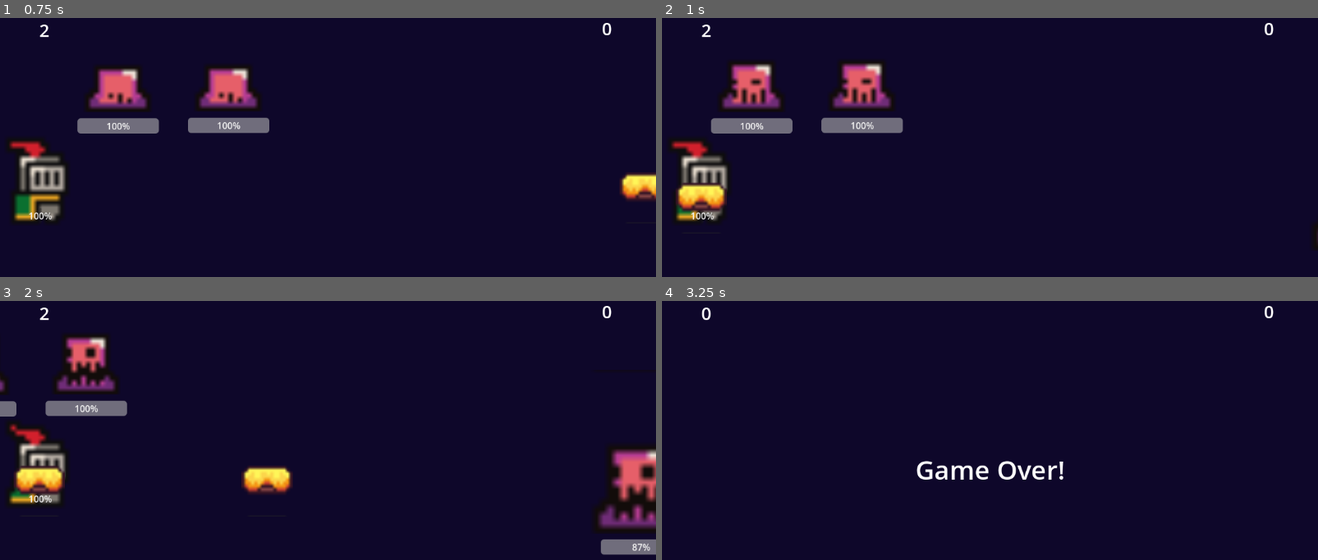
Above: before the commit, frames 1-4 (two rows, left to right).
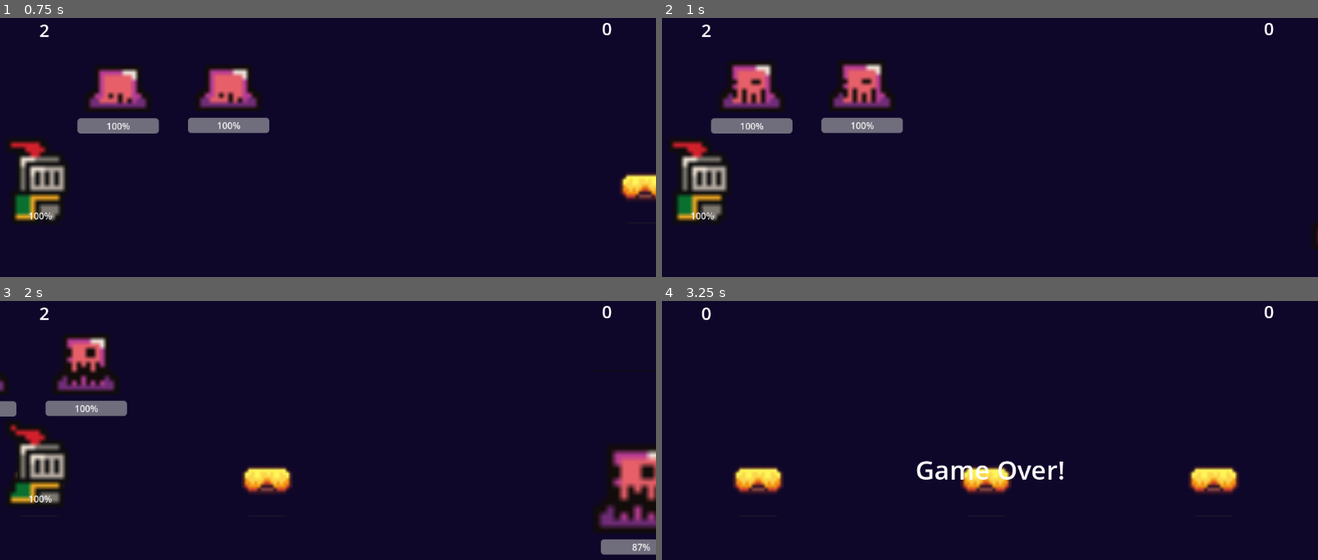
Above: after the commit, the same moments.

Repository: mightynumber2/godot-components
Game: Godot game, scene res://main.tscn
The game is run twice, just before and just after one commit, with the same random seed, the same clock (stepped at 60 frames per second) and the same inputs.
Inputs:
- Up to frame 1 (0.75 s): no input
- Up to frame 2 (1 s): no input
- Up to frame 3 (2 s): no input
- Up to frame 4 (3.25 s): no input

Frame 1 is identical in both runs. In frame 2, 0.8% of the frame differs, in the area x 2-10%, y 63-75%; in frame 3, 0.8%; in frame 4, 2.2%, in the area x 10-88%, y 63-75%.

Commit message:
Refactor game over logic and node cleanup
- Removed "destroyed_on_game_over" group from nodes.
- Adjusted game over handling: added propagate_call.
- Updated nodes: big_slime, knight, projectile, slime, spawner.
- Fixed Knight and Spawner setups in scenes.

Diff:
--- a/big_slime.tscn
+++ b/big_slime.tscn
@@ -70,7 +70,7 @@
 [sub_resource type="RectangleShape2D" id="RectangleShape2D_hgbwr"]
 size = Vector2(112, 142)
 
-[node name="Slime" type="CharacterBody2D" groups=["destroyed_on_game_over", "enemy"]]
+[node name="Slime" type="CharacterBody2D" groups=["enemy"]]
 collision_mask = 2
 script = ExtResource("1_1nq6c")
 speed = 100.0
--- a/game.gd
+++ b/game.gd
@@ -18,9 +18,7 @@
 
 	if maximum_units_through <= 0:
 		game_over_label.visible = true
-		var to_destroy = get_tree().get_nodes_in_group("destroyed_on_game_over")
-		for item in to_destroy:
-			item.queue_free()
+		propagate_call("on_game_over")
 
 func _on_slime_died():
 	points += 1
--- a/knight.gd
+++ b/knight.gd
@@ -1,8 +1,10 @@
 extends StaticBody2D
 
 @onready var timer: Timer = %Timer
+@onready var health_bar: ProgressBar = %HealthBar
 @export var health = 500
-@onready var health_bar: ProgressBar = %HealthBar
+@export var parent_of_projectiles: NodePath
+
 
 
 func _ready() -> void:
@@ -15,7 +17,15 @@
 func _on_timer_timeout():
 	var projectile_scene = preload("res://projectile.tscn")
 	var new_projectile = projectile_scene.instantiate()
-	add_child(new_projectile)
+
+	new_projectile.global_position = global_position
+
+	var parent = get_node(parent_of_projectiles)
+	parent.add_child(new_projectile)
+
+
+func on_game_over():
+	queue_free()
 
 func take_damage(damage: float):
 	health -= damage
--- a/knight.tscn
+++ b/knight.tscn
@@ -42,7 +42,7 @@
 [sub_resource type="RectangleShape2D" id="RectangleShape2D_e5e17"]
 size = Vector2(73, 126)
 
-[node name="Knight" type="StaticBody2D" groups=["destroyed_on_game_over", "friend"]]
+[node name="Knight" type="StaticBody2D" groups=["friend"]]
 collision_layer = 2
 collision_mask = 2
 script = ExtResource("1_t45g7")
--- a/main.tscn
+++ b/main.tscn
@@ -24,6 +24,7 @@
 
 [node name="Knight" parent="." instance=ExtResource("1_2kc47")]
 position = Vector2(69, 362)
+parent_of_projectiles = NodePath("..")
 
 [node name="TestSlime" parent="." instance=ExtResource("3_da0t2")]
 position = Vector2(550, 92)
@@ -31,7 +32,7 @@
 [node name="TestSlime2" parent="." instance=ExtResource("3_da0t2")]
 position = Vector2(356, 93)
 
-[node name="Spawner" type="Marker2D" parent="." groups=["destroyed_on_game_over"]]
+[node name="Spawner" type="Marker2D" parent="."]
 position = Vector2(1325, 336)
 script = ExtResource("4_v4rab")
 items = Array[PackedScene]([ExtResource("3_da0t2"), ExtResource("5_sc0do")])
--- a/project.godot
+++ b/project.godot
@@ -17,6 +17,5 @@
 
 [global_group]
 
-destroyed_on_game_over=""
 enemy=""
 friend=""
--- a/projectile.tscn
+++ b/projectile.tscn
@@ -21,7 +21,7 @@
 [sub_resource type="RectangleShape2D" id="RectangleShape2D_vrnfv"]
 size = Vector2(85, 48)
 
-[node name="Projectile" type="Sprite2D" groups=["destroyed_on_game_over"]]
+[node name="Projectile" type="Sprite2D"]
 script = ExtResource("1_ir7kn")
 metadata/_edit_group_ = true
 
--- a/slime.gd
+++ b/slime.gd
@@ -26,6 +26,9 @@
 			died.emit()
 			queue_free()
 
+func on_game_over():
+	queue_free()
+
 func take_damage(damage: float):
 	health -= damage
 	health_bar.value = health
--- a/slime.tscn
+++ b/slime.tscn
@@ -70,7 +70,7 @@
 [sub_resource type="RectangleShape2D" id="RectangleShape2D_hgbwr"]
 size = Vector2(69, 75)
 
-[node name="Slime" type="CharacterBody2D" groups=["destroyed_on_game_over", "enemy"]]
+[node name="Slime" type="CharacterBody2D" groups=["enemy"]]
 collision_mask = 2
 script = ExtResource("1_tsb1d")
 metadata/_edit_group_ = true
--- a/spawner.gd
+++ b/spawner.gd
@@ -21,3 +21,6 @@
 
 func on_fish_died():
 	fish_died.emit()
+
+func on_game_over():
+	queue_free()
Not shown, changed: staged_diff.txt
